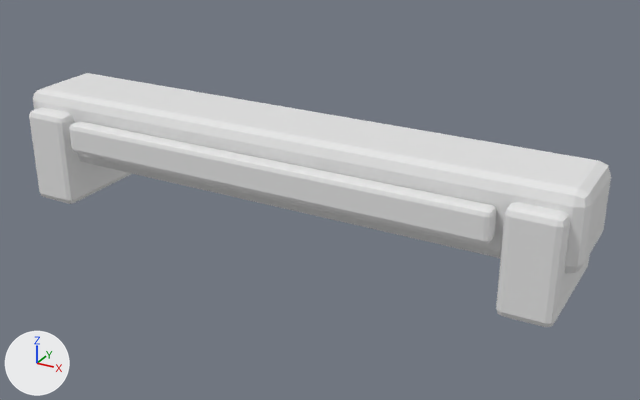
Renders of the glTF model godot/assets/generated/industrial/dz_emergency_light_bar.glb from each side of a commit.
Camera for both pictures: a camera (50 mm lens) standing at (0.997, -1.665, 0.83) and looking at (0.074, 0.014, -0.009). The axes (+X, +Y, +Z) are drawn at lower left. The lights are the same throughout. The picture after the commit comes second.

Names of what the first picture shows: 'LightBarHousing', 'LightBarLens', 'LightBarMount_-0.62', 'LightBarMount_0.62'.
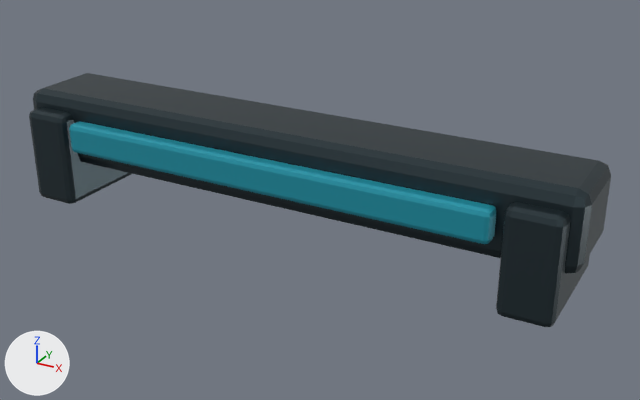
Pixel boxes (x1, y1, x2, y2) of what changed, in the pictures (640 x 400 px):
'LightBarHousing', recoloured, surface changed (darker): (33, 73, 611, 273) in both
'LightBarLens', recoloured (white to cyan): (69, 121, 496, 244) in both
'LightBarMount_0.62', recoloured, surface changed (white to dark blue): (496, 202, 590, 327) in both
'LightBarMount_-0.62', recoloured, surface changed (darker): (29, 107, 132, 204) in both

Diff of the bpy script that builds the scene:
```diff
--- a/godot/assets/generated/industrial/dz_emergency_light_bar.glb.py
+++ b/godot/assets/generated/industrial/dz_emergency_light_bar.glb.py
@@ mat_dz_darksteel @@
 mat_dz_darksteel = principled_material('DZ_DarkSteel')
-mat_dz_darksteel.base_color = (0.8, 0.8, 0.8)  # white #e7e7e7
+mat_dz_darksteel.base_color = (0.035, 0.055, 0.065)  # dark blue #354248
+mat_dz_darksteel.metallic = 0.72
@@ mat_dz_systemcyan @@
 mat_dz_systemcyan = principled_material('DZ_SystemCyan')
-mat_dz_systemcyan.base_color = (0.8, 0.8, 0.8)  # white #e7e7e7
+mat_dz_systemcyan.base_color = (0.015, 0.32, 0.42)  # cyan #2199ad
```
